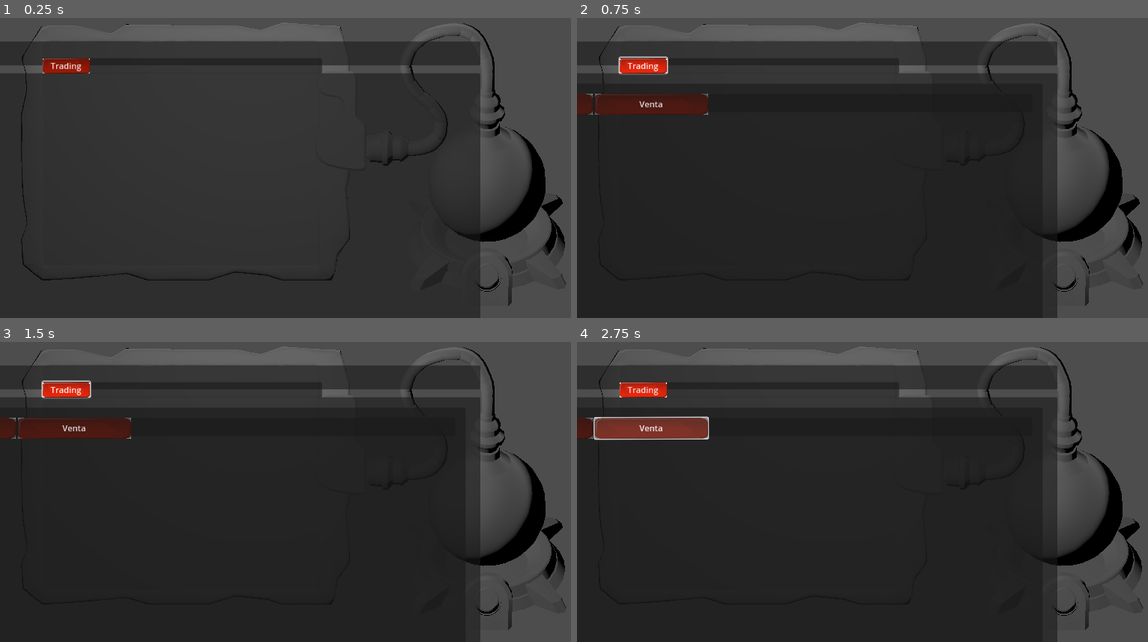
Above: before the commit, frames 1-4 (two rows, left to right).
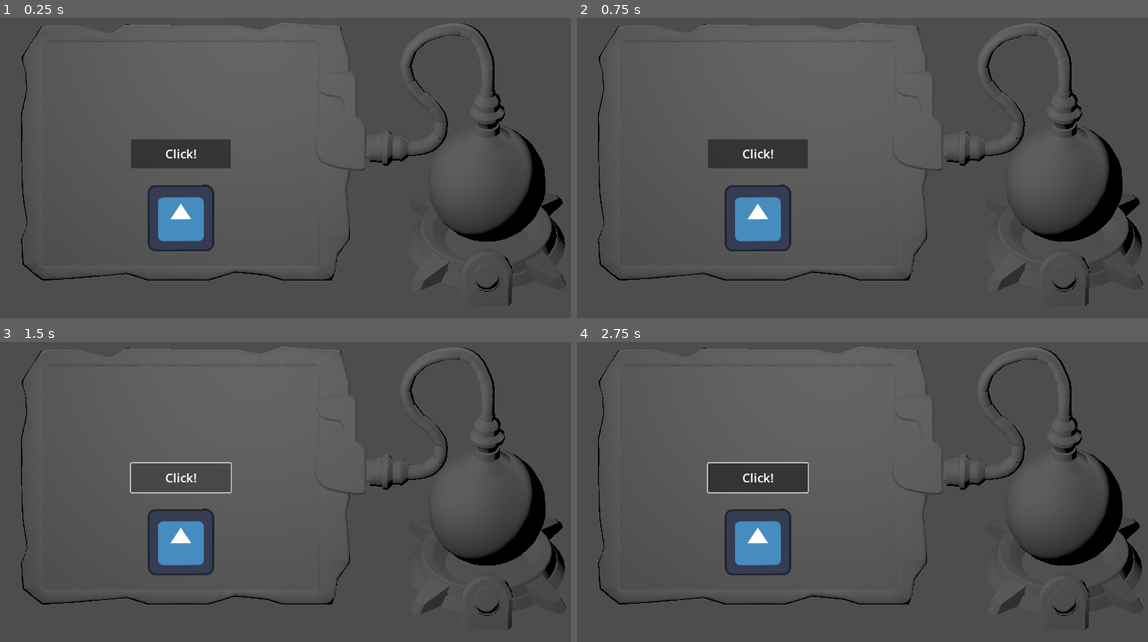
Above: after the commit, the same moments.

Repository: Chofitet/BubbleCoin
Game: Godot game, scene res://Scenes/Escenario/escenario.tscn
Same seed, same stepped clock (60 frames per second), same inputs: the game is played once before the commit and once after it. The engine's default icon, where the game draws it, is replaced by a stand-in: a white triangle on a blue panel in a dark square.
Inputs (mouse positions are in pixels of both pictures, inside the frame that each line leads up to):
- Up to frame 1 (0.25 s): no input
- Up to frame 2 (0.75 s): click (645, 66) at 0.5 s, where only the run before the commit has a clickable "Trading"
- Up to frame 3 (1.5 s): click (182, 477) at 1.25 s, where only the run after the commit has a clickable "Click!"
- Up to frame 4 (2.75 s): click (651, 429) at 2 s, where only the run before the commit has a clickable "Venta"

The runs differ from the first frame. In frame 1, 73% of the frame differs, in the area x 0-85%, y 7-100%; in frame 2, 73%; in frame 3, 75%; in frame 4, 73%.

Commit message:
Escenario 3D actualizado

Diff:
--- a/bubblecoin/Scenes/Escenario/escenario.tscn
+++ b/bubblecoin/Scenes/Escenario/escenario.tscn
@@ -1,6 +1,7 @@
-[gd_scene load_steps=4 format=3 uid="uid://dt0y60jg4xl4n"]
+[gd_scene load_steps=5 format=3 uid="uid://dt0y60jg4xl4n"]
 
 [ext_resource type="PackedScene" uid="uid://c67qgy87faygx" path="res://Models/dispositivo_low.fbx" id="1_u5wgd"]
+[ext_resource type="PackedScene" uid="uid://c2qsixqmh4b60" path="res://Scenes/Escenario/test_3dgui.tscn" id="2_be5tl"]
 [ext_resource type="PackedScene" uid="uid://65w1bax7wqlj" path="res://Scenes/Web_Window/web_window.tscn" id="3_eqm8y"]
 [ext_resource type="Texture2D" uid="uid://drgbcysfs5kii" path="res://Scenes/Escenario/CapturaEscenario.png" id="3_kyd6h"]
 
@@ -55,4 +56,8 @@
 grow_vertical = 2
 
 [node name="Web_Window" parent="Control/Pantalla" instance=ExtResource("3_eqm8y")]
+visible = false
 layout_mode = 1
+
+[node name="Test 3DGUI" parent="Control/Pantalla" instance=ExtResource("2_be5tl")]
+layout_mode = 1
